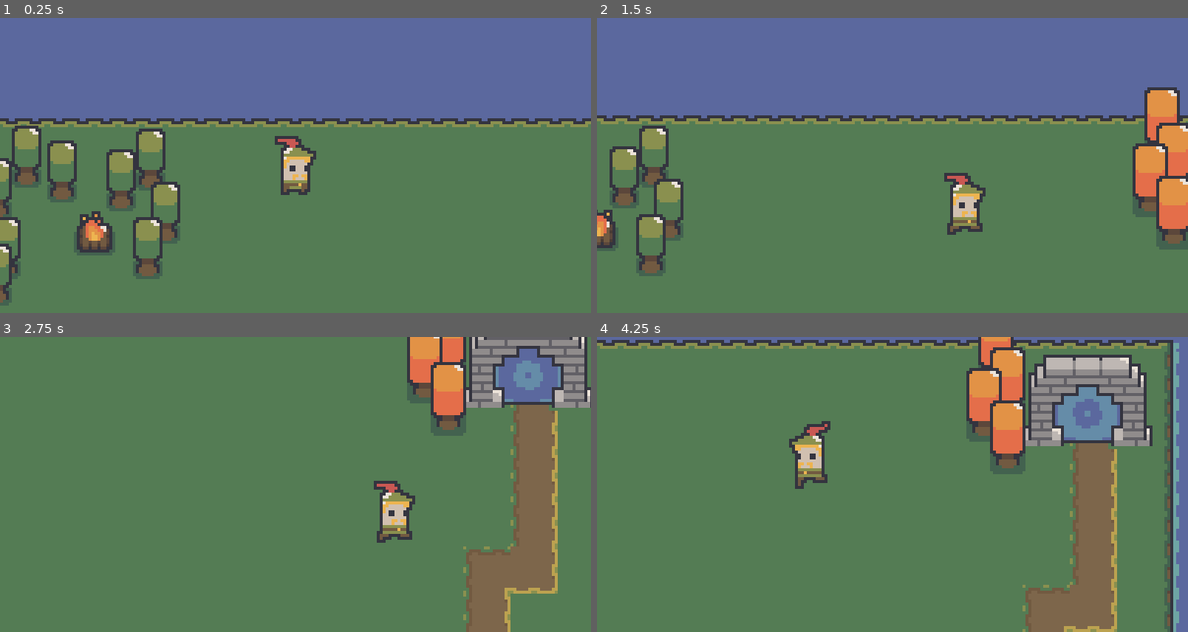
Above: before the commit, frames 1-4 (two rows, left to right).
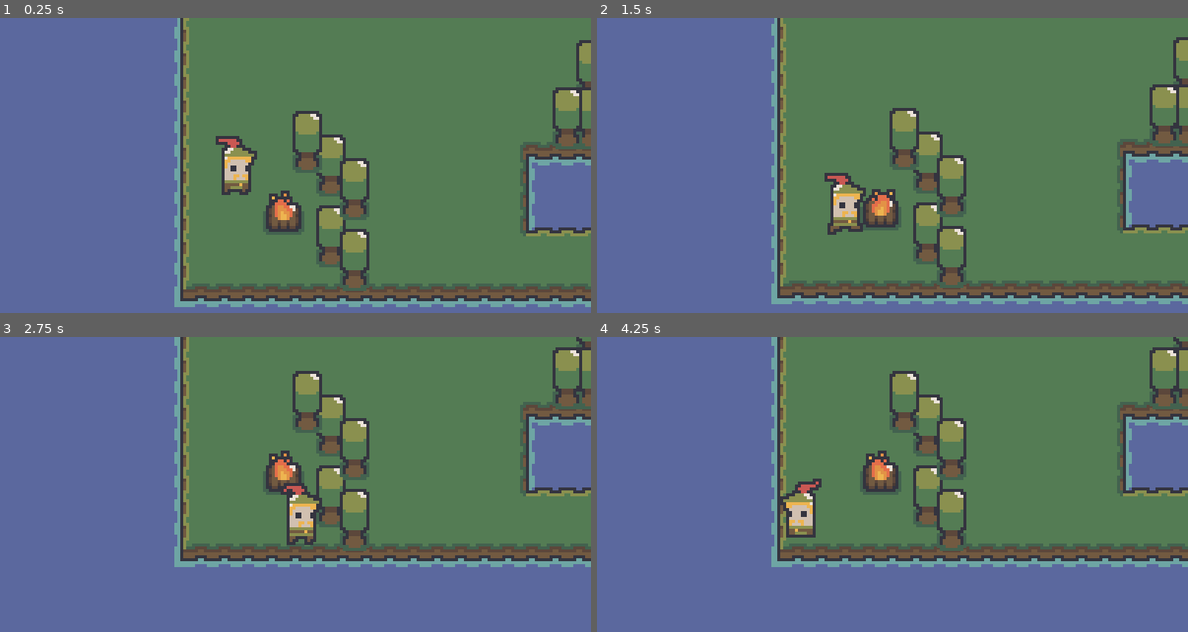
Above: after the commit, the same moments.

Repository: 201-Games/lost-boy
Game: Godot game, scene res://scenes/Start.tscn
Two runs of this game, one before a commit and one after it. Both use one fixed random seed, a clock stepped at 60 frames per second and the inputs below.
Inputs:
- Up to frame 1 (0.25 s): no input
- Up to frame 2 (1.5 s): hold D (move_right) 0.53-1.28 s; hold S (move_down) from 1.28 s (still down)
- Up to frame 3 (2.75 s): release S (move_down) at 2.03 s; hold D (move_right) from 2.03 s (still down)
- Up to frame 4 (4.25 s): release D (move_right) at 2.78 s; hold W (move_up) 2.78-3.53 s; hold A (move_left) from 3.53 s (still down)

The runs differ from the first frame. In frame 1, 63% of the frame differs, in the area x 0-100%, y 0-100%; in frame 2, 64%; in frame 3, 71%; in frame 4, 76%.

Commit message:
update start level

Diff:
--- a/scenes/Start.tscn
+++ b/scenes/Start.tscn
@@ -16,14 +16,14 @@
 cell_size = Vector2( 16, 16 )
 cell_custom_transform = Transform2D( 16, 0, 0, 16, 0, 0 )
 format = 1
-tile_data = PoolIntArray( 0, 3, 65537, 1, 3, 65537, 2, 3, 65 …(2284 unchanged characters)… 655362, 3, 65537, 655363, 3, 65538, 655371, -1610612733, 131072, 655372, 3, 0, 655374, -1610612733, 131072, 655382, 3, 65536, 655383, 3, 65537, 655384,  …(2142 unchanged characters)…
+tile_data = PoolIntArray( 0, 3, 65537, 1, 3, 65537, 2, 3, 65 …(2284 unchanged characters)… 655362, 3, 65537, 655363, 3, 65538, 655382, 3, 65536, 655383, 3, 65537, 655384,  …(2142 unchanged characters)…
 
 [node name="Ground" type="TileMap" parent="Map"]
 tile_set = ExtResource( 1 )
 cell_size = Vector2( 16, 16 )
 cell_custom_transform = Transform2D( 16, 0, 0, 16, 0, 0 )
 format = 1
-tile_data = PoolIntArray( 196612, 2, 65537, 196613, 2, 65537 …(2948 unchanged characters)… 40, 2, 65537, 786441, 2, 65537, 786442, 5, 196609, 786443, 5, 196609, 786444, 5, 196609, 786445, 5, 196609, 786446, 5, 196609, 786447, 5, 196609, 786448, 5, 196609, 786449, 5, 196609, 786450, 5, 196609, 786451, 5, 196610, 786452, 2, 65537, 786453, 2, 65537 )
+tile_data = PoolIntArray( 196612, 2, 65537, 196613, 2, 65537 …(2948 unchanged characters)… 40, 2, 65537, 786441, 2, 65537, 786442, 2, 65537, 786443, 2, 65537, 786444, 2, 65537, 786445, 2, 65537, 786446, 2, 65537, 786447, 2, 65537, 786448, 2, 65537, 786449, 2, 65537, 786450, 2, 65537, 786451, 2, 65537, 786452, 2, 65537, 786453, 2, 65537 )
 
 [node name="Props" type="TileMap" parent="Map"]
 format = 1
@@ -31,7 +31,7 @@
 [node name="Decoration" type="Node" parent="."]
 
 [node name="BoneFire" parent="Decoration" instance=ExtResource( 2 )]
-position = Vector2( 104, 84 )
+position = Vector2( 96, 184 )
 
 [node name="Portal" parent="Decoration" instance=ExtResource( 4 )]
 position = Vector2( 326, 66 )
@@ -39,32 +39,35 @@
 [node name="Trees" type="Node" parent="."]
 
 [node name="TreeGreen10" parent="Trees" instance=ExtResource( 3 )]
-position = Vector2( 113, 66 )
+position = Vector2( 200, 88 )
+
+[node name="TreeGreen9" parent="Trees" instance=ExtResource( 3 )]
+position = Vector2( 112, 192 )
 
 [node name="TreeGreen2" parent="Trees" instance=ExtResource( 3 )]
-position = Vector2( 81, 58 )
+position = Vector2( 120, 200 )
+
+[node name="TreeGreen3" parent="Trees" instance=ExtResource( 3 )]
+position = Vector2( 112, 168 )
+scale = Vector2( 0.98912, 1 )
 
 [node name="TreeGreen" parent="Trees" instance=ExtResource( 3 )]
-position = Vector2( 71, 69 )
-
-[node name="TreeGreen3" parent="Trees" instance=ExtResource( 3 )]
-position = Vector2( 93, 63 )
-scale = Vector2( 0.98912, 1 )
+position = Vector2( 120, 176 )
 
 [node name="TreeGreen5" parent="Trees" instance=ExtResource( 3 )]
-position = Vector2( 74, 89 )
+position = Vector2( 104, 160 )
 
 [node name="TreeGreen6" parent="Trees" instance=ExtResource( 3 )]
-position = Vector2( 71, 98 )
+position = Vector2( 200, 136 )
 
 [node name="TreeGreen7" parent="Trees" instance=ExtResource( 3 )]
-position = Vector2( 123, 59 )
+position = Vector2( 208, 144 )
 
 [node name="TreeGreen8" parent="Trees" instance=ExtResource( 3 )]
-position = Vector2( 128, 77 )
+position = Vector2( 200, 152 )
 
 [node name="TreeGreen4" parent="Trees" instance=ExtResource( 3 )]
-position = Vector2( 122, 89 )
+position = Vector2( 192, 152 )
 
 [node name="TreeRed" parent="Trees" instance=ExtResource( 6 )]
 position = Vector2( 295, 48 )
@@ -79,7 +82,7 @@
 position = Vector2( 299, 78 )
 
 [node name="Player" parent="." instance=ExtResource( 5 )]
-position = Vector2( 172, 61 )
+position = Vector2( 80, 168 )
 
 [node name="Camera2D" type="Camera2D" parent="Player"]
 current = true
